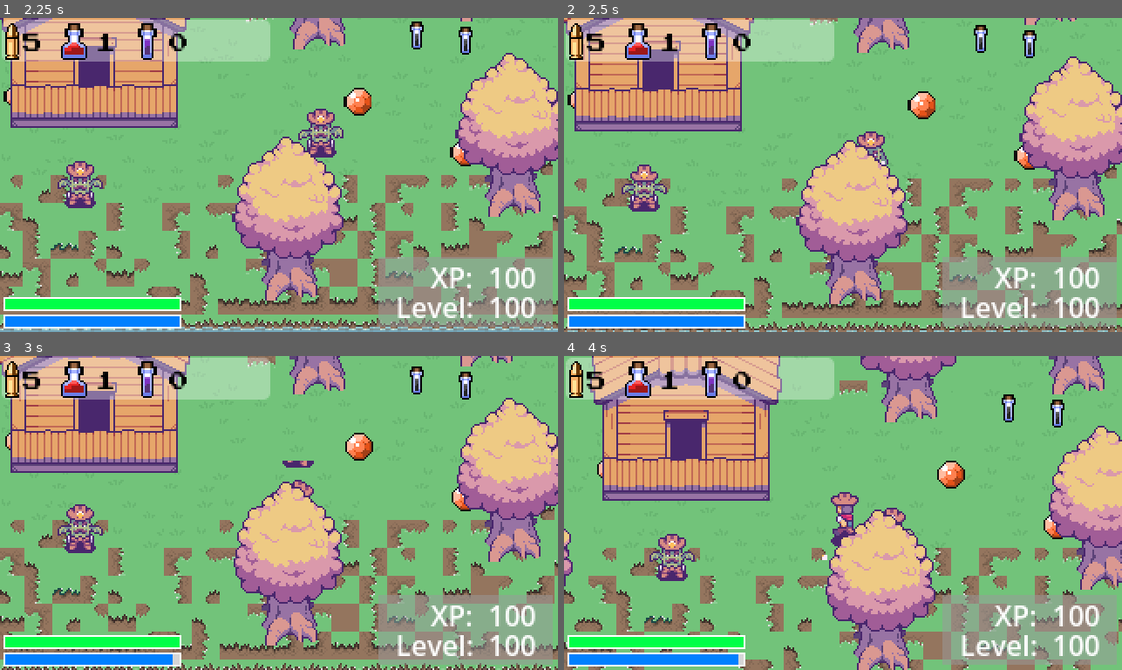
Above: before the commit, frames 1-4 (two rows, left to right).
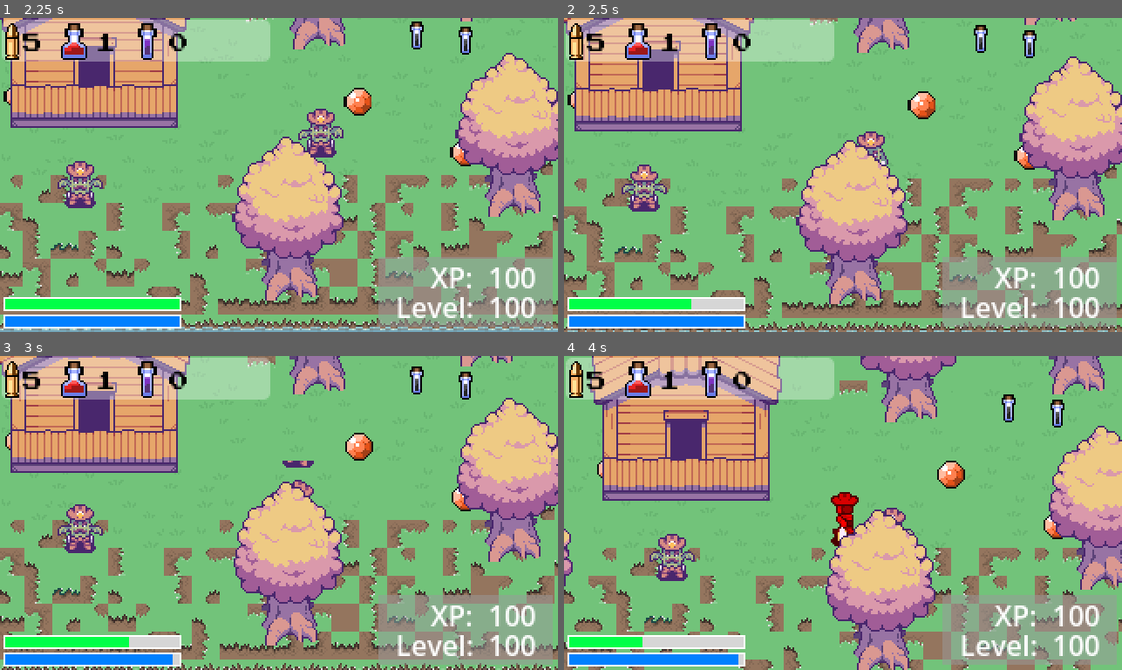
Above: after the commit, the same moments.

Repository: davidsullivanbfhs/rpg_2d_topdown
Game: Godot game, scene res://Scenes/main.tscn
Two runs of this game, one before a commit and one after it. Both use one fixed random seed, a clock stepped at 60 frames per second and the inputs below.
Inputs:
- Up to frame 1 (2.25 s): hold D (Right) 0.53-1.28 s; hold 1 (ConsumeHealthPotion) 0.53-1.28 s; hold S (Down) 1.28-2.03 s; tap 2 (ConsumeStaminaPotion) at 1.35 s; hold D (Right) from 2.03 s (still down); hold Ctrl (Shoot) from 2.03 s (still down)
- Up to frame 2 (2.5 s): keep holding D (Right); keep holding Ctrl (Shoot)
- Up to frame 3 (3 s): keep holding D (Right); release Ctrl (Shoot) at 2.78 s; tap Space (Sprint) at 2.85 s
- Up to frame 4 (4 s): release D (Right) at 3.53 s; hold A (Left) from 3.53 s (still down); hold W (Top) from 3.53 s (still down)

Frame 1 is identical in both runs. In frame 2, 0.3% of the frame differs, in the area x 22-33%, y 89-93%; in frame 3, 0.3%; in frame 4, 1.1%, in the area x 14-53%, y 43-93%.

Commit message:
working on player damage

Diff:
--- a/Scenes/bullet.tscn
+++ b/Scenes/bullet.tscn
@@ -44,7 +44,7 @@
 
 [node name="Bullet" type="Area2D"]
 z_index = 2
-collision_mask = 5
+collision_mask = 7
 script = ExtResource("1_bdfpa")
 
 [node name="AnimatedSprite2D" type="AnimatedSprite2D" parent="."]
--- a/Scenes/player.tscn
+++ b/Scenes/player.tscn
@@ -774,3 +774,4 @@
 
 [connection signal="animation_finished" from="AnimatedSprite2D" to="." method="_on_animated_sprite_2d_animation_finished"]
 [connection signal="frame_changed" from="AnimatedSprite2D" to="." method="_on_animated_sprite_2d_frame_changed"]
+[connection signal="animation_finished" from="AnimationPlayer" to="." method="_on_animation_player_animation_finished"]
--- a/Scripts/player.gd
+++ b/Scripts/player.gd
@@ -39,6 +39,7 @@
 @export var stamina_decrease = 1
 
 @onready var animation_sprite = $AnimatedSprite2D
+@onready var animation_player = $AnimationPlayer
 var new_direction: Vector2 = Vector2.ZERO
 var animation
 var is_attacking = false #controls if player can move
@@ -51,6 +52,7 @@
 var bullet_fired_time = 0.5 #when did they fire
 
 func _ready() -> void:
+	animation_sprite.modulate = Color(1, 1, 1, 1)
 	## need to update the ammo to 6 at the beginning
 	## perhaps this isnt showing because ui isnt ready to listen yet??
 	ammo_amount = 6
@@ -219,3 +221,22 @@
 		stamina_pickup_amount = stamina_pickup_amount + 1 # + 1 stamina drink
 		stamina_amount_updated.emit(stamina_pickup_amount)
 		print("stamina val:" + str(stamina_pickup_amount))
+
+
+# ------------------- Damage & Death ------------------------------
+	#does damage to our player
+func hit(damage):
+	health -= damage
+	health_updated.emit(health, max_health)
+	if health > 0:
+		#damage
+		animation_player.play("damaged")
+		health_updated.emit(health)
+	else:
+		#death
+		set_process(false)
+		#todo: game overYour final code should look like this.
+
+
+func _on_animation_player_animation_finished(anim_name: StringName) -> void:
+	animation_sprite.modulate = Color(1, 1, 1, 1)
